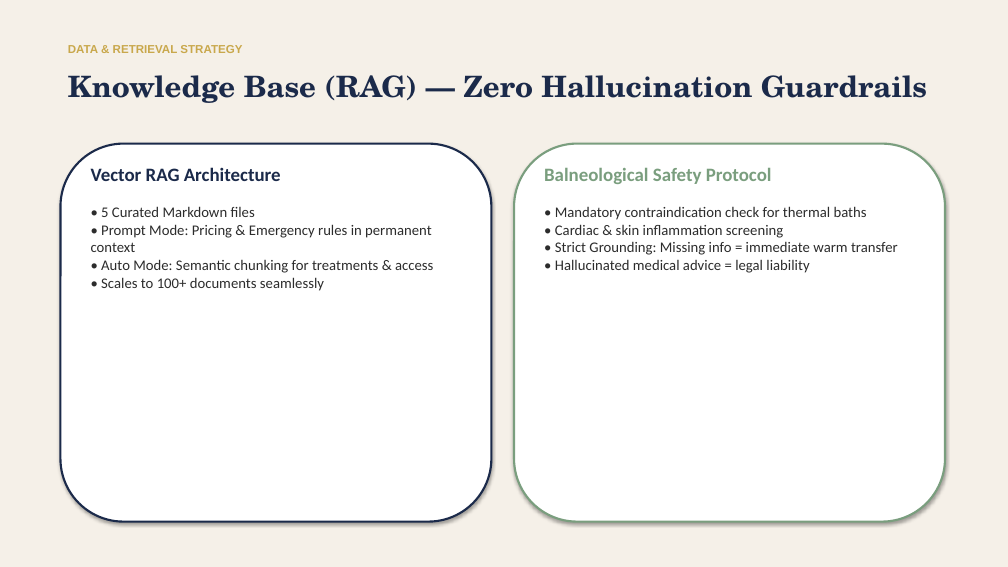
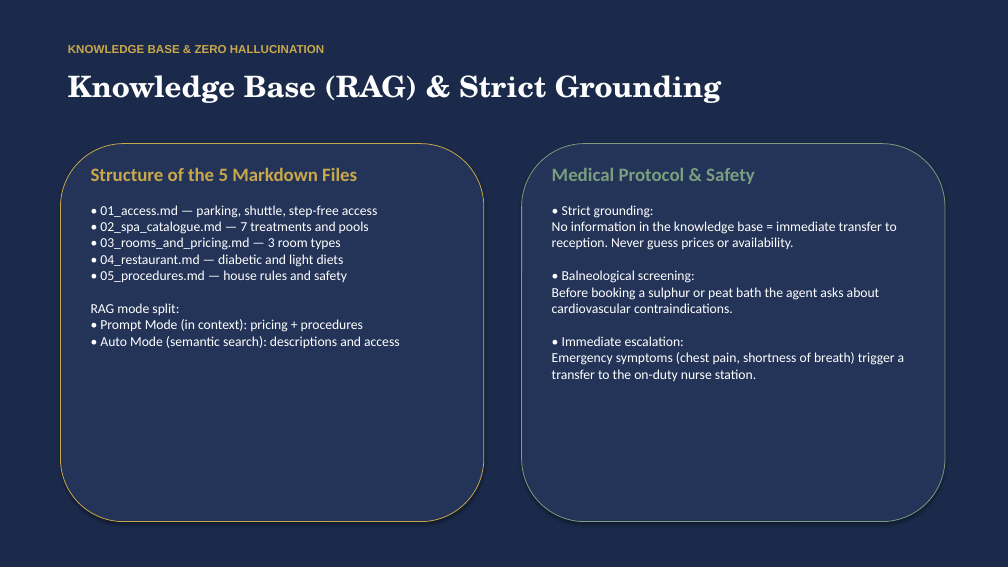
Before and after one commit to kpulka/Elevenlabs_SpaHotel_PoC, a slide deck: slide 6 of presentation/Bukowy_Dwor_Case_Study_EN.pptx. Drawn at 1008x567 pixels with LibreOffice and Linux fonts; fonts in the diff are those of the drawing. Boxes give left, top, right and bottom in pixels: in the first picture for what was removed or moved away, otherwise in the second. Text is boxed around its words. In the diff, an @@ line names an element or a change of style, - is before the commit and + after.

Commit message:
feat(presentation): bilingual deck generator, regenerated PL/EN decks (K3)
- generate_deck.py: --lang pl|en|all, per-language TEXTS, shared layout
- both PPTX rebuilt: 14 slides, 7/7 tools, :8011, no transfer_to_number/8000/4 webhook/$15
- presentation/README.md: real generation path, no stale-binary warning

```diff
--- a/presentation/Bukowy_Dwor_Case_Study_EN.pptx
+++ b/presentation/Bukowy_Dwor_Case_Study_EN.pptx
@@ rectangle at [0,0,1008,567]: fill #F5F0E8 to #1B2A4A @@
@@ text at [68,45,324,53]: text changed @@
-DATA & RETRIEVAL STRATEGY
+KNOWLEDGE BASE & ZERO HALLUCINATION
@@ text at [68,75,721,103]: text changed; text colour #1B2A4A to #FFFFFF @@
-Knowledge Base (RAG) — Zero Hallucination Guardrails
+Knowledge Base (RAG) & Strict Grounding
@@ rounded rectangle: place and size @@
-rounded rectangle at [60,144,492,522]
+rounded rectangle at [60,144,484,522]
@@ rounded rectangle at [60,144,484,522]: fill #FFFFFF to #233458; outline #1B2A4A 2 pt to #C9A84C 0.75 pt @@
@@ rounded rectangle: place and size @@
-rounded rectangle at [514,144,945,522]
+rounded rectangle at [522,144,945,522]
@@ rounded rectangle at [522,144,945,522]: fill #FFFFFF to #233458; outline #7A9E7E 2 pt to #7A9E7E 0.75 pt @@
@@ text at [91,167,399,348]: text changed; size 14 to 13 pt; text colour #2C2C2C to #FFFFFF @@
-Vector RAG Architecture
-• 5 Curated Markdown files
-• Prompt Mode: Pricing & Emergency rules in permanent context
-• Auto Mode: Semantic chunking for treatments & access
-• Scales to 100+ documents seamlessly
+Structure of the 5 Markdown Files
+• 01_access.md — parking, shuttle, step-free access
+• 02_spa_catalogue.md — 7 treatments and pools
+• 03_rooms_and_pricing.md — 3 room types
+• 04_restaurant.md — diabetic and light diets
+• 05_procedures.md — house rules and safety
+RAG mode split:
+• Prompt Mode (in context): pricing + procedures
+• Auto Mode (semantic search): descriptions and access
@@ text at [552,168,905,382]: text changed; size 14 to 13 pt; text colour #2C2C2C to #FFFFFF @@
-Balneological Safety Protocol
-• Mandatory contraindication check for thermal baths
-• Cardiac & skin inflammation screening
-• Strict Grounding: Missing info = immediate warm transfer
-• Hallucinated medical advice = legal liability
+Medical Protocol & Safety
+• Strict grounding:
+No information in the knowledge base = immediate transfer to reception. Never guess prices or availability.
+• Balneological screening:
+Before booking a sulphur or peat bath the agent asks about cardiovascular contraindications.
+• Immediate escalation:
+Emergency symptoms (chest pain, shortness of breath) trigger a transfer to the on-duty nurse station.
```
Also in this commit, not shown: 8 other slides changed, 5 slides added, 5 slides removed, 3 other files.
